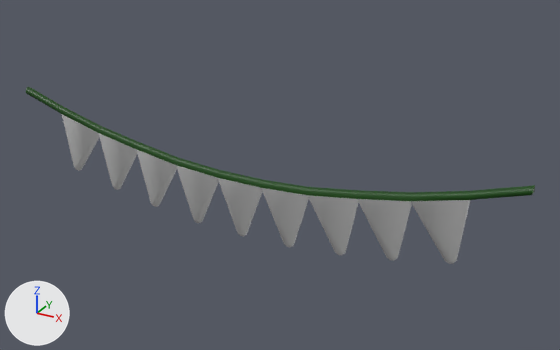
An edit to the FBX model Assets/Art/Environment/Meshes/SM_Garland.fbx, drawn before and after from the same camera.
Before and after are seen from a 50 mm camera at (7.03, -6.45, 2.84) aimed at (3.35, 0.23, -0.5). Arrows for +X, +Y and +Z are at lower left; the lights stay in place. The first picture is the older version. Where no turn or scale is listed for an object, it has been applied to the vertices.

In view in the first picture: 'SM_Garland'.
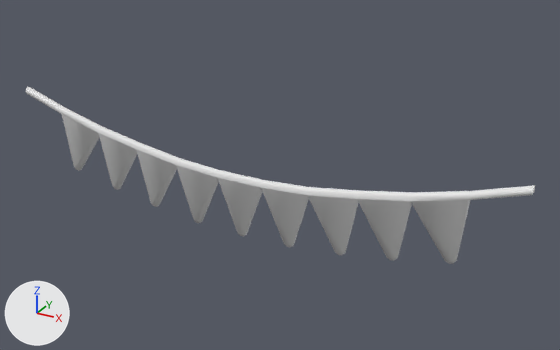
What differs and where, as boxes (x1, y1, x2, y2) in the pictures (560 x 350 px):
part 1 of me_cylinder_031, recoloured: (26, 87, 535, 201) in both

Diff of the bpy script that builds the scene:
```diff
--- a/Assets/Art/Environment/Meshes/SM_Garland.fbx.py
+++ b/Assets/Art/Environment/Meshes/SM_Garland.fbx.py
@@ me_cylinder_031 @@
 me_cylinder_031.from_pydata(...)  # 132 vertices, 260 faces; spans x 0.0..6.0, y -0.04..0.04, z -1.22..0.05
 # used by ob_sm_garland; location = (0.0, 0.0, 0.0)
+# me_cylinder_031 part 1: all 98 faces that had it switch from mat_string (dark green #0e4700) to mat_material (its picture is missing)
```
